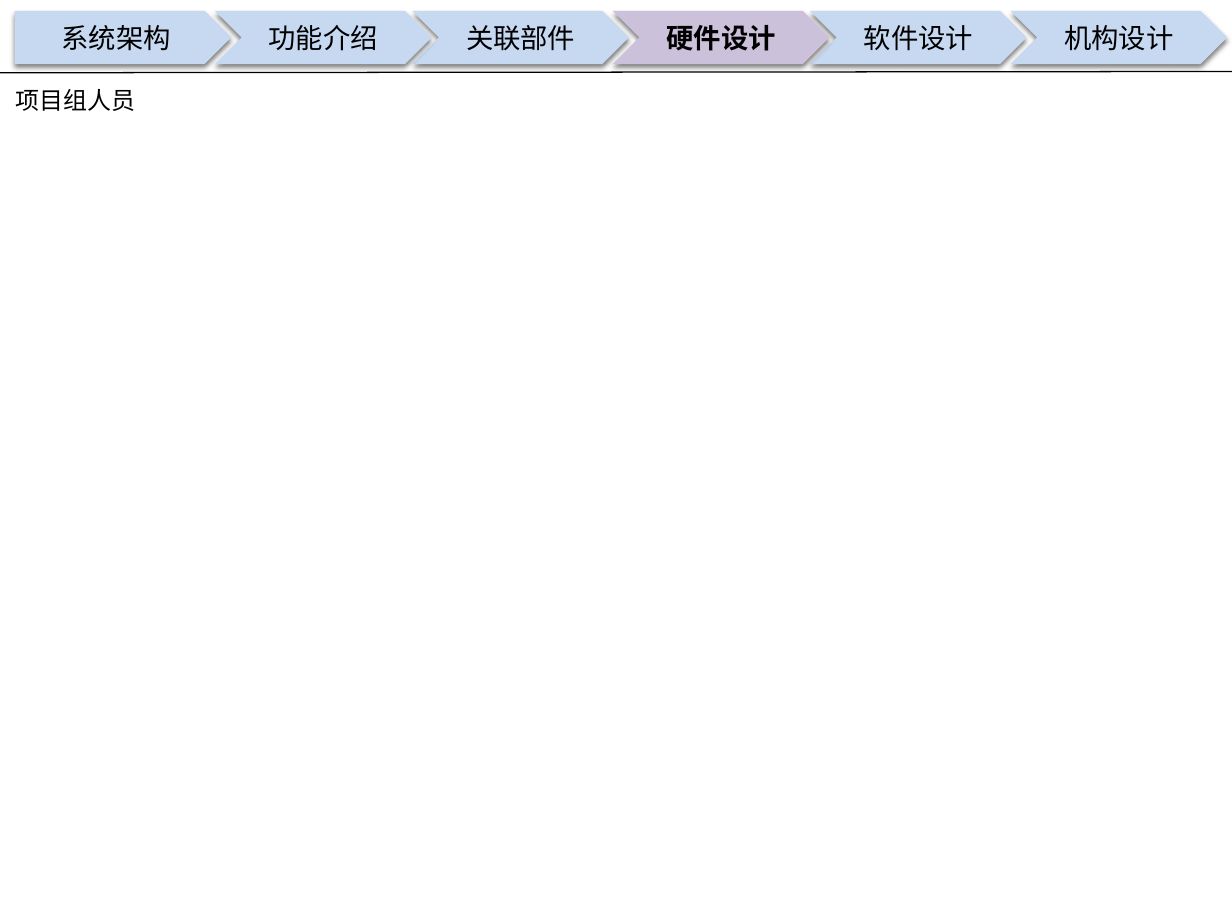
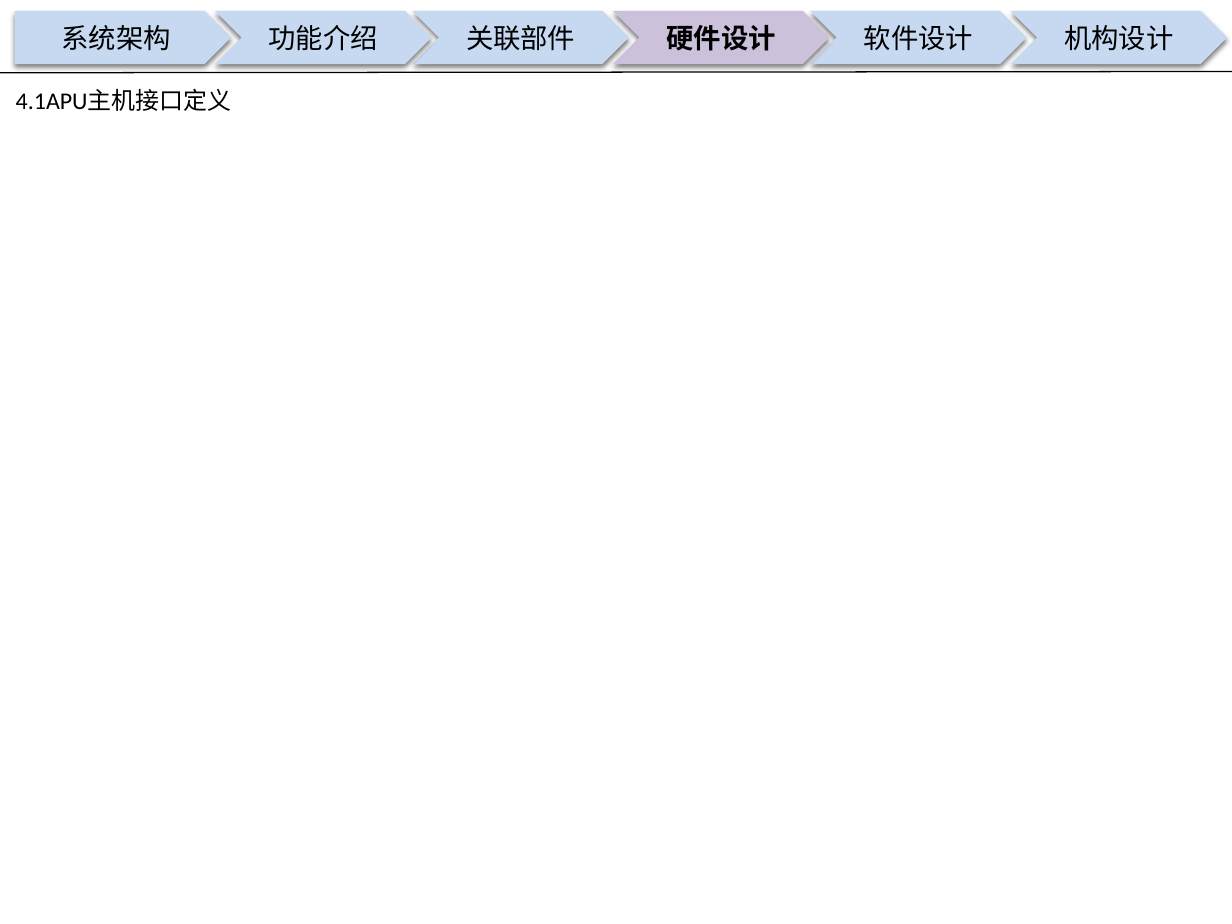
Before and after one commit to guruquan887/VAD01, a slide deck: slide 8 of 01需求分析/docs/specs/00APU设计构想书-VAD01-20180126.pptx (slide 5 before the commit). Drawn at 1232x924 pixels with LibreOffice and Linux fonts; fonts in the diff are those of the drawing; background and template pictures are left out. Boxes give left, top, right and bottom in pixels: in the first picture for what was removed or moved away, otherwise in the second. Text is boxed around its words. In the diff, an @@ line names an element or a change of style, - is before the commit and + after.

```diff
--- a/01需求分析/docs/specs/00APU设计构想书-VAD01-20180126.pptx
+++ b/01需求分析/docs/specs/00APU设计构想书-VAD01-20180126.pptx
@@ text at (x1=16, y1=89, x2=232, y2=111): text changed @@
-项目组人员
+4.1APU主机接口定义
```
Also in this commit, not shown: 6 other slides changed, 3 slides added, 5 other files.
